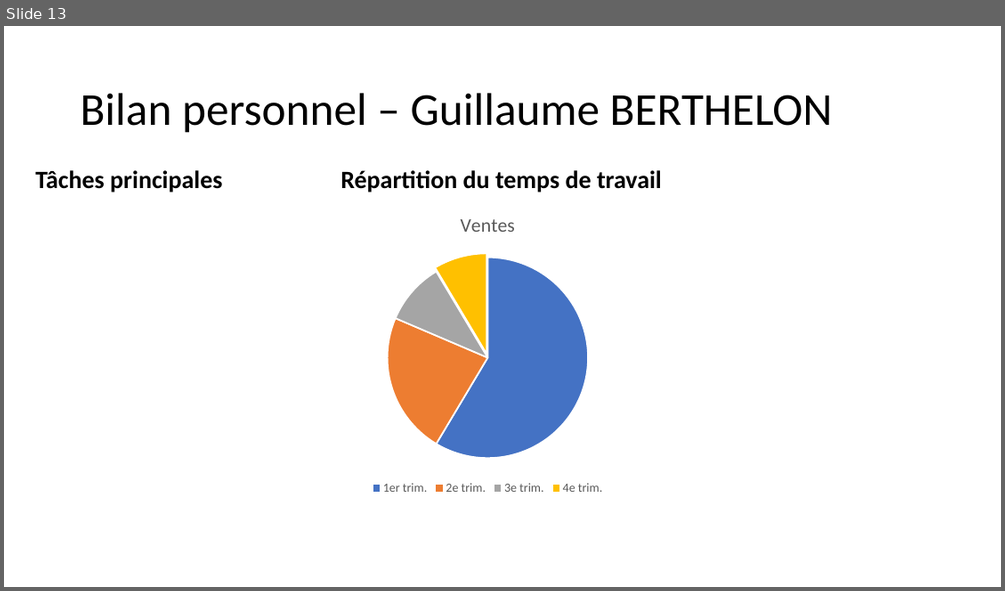
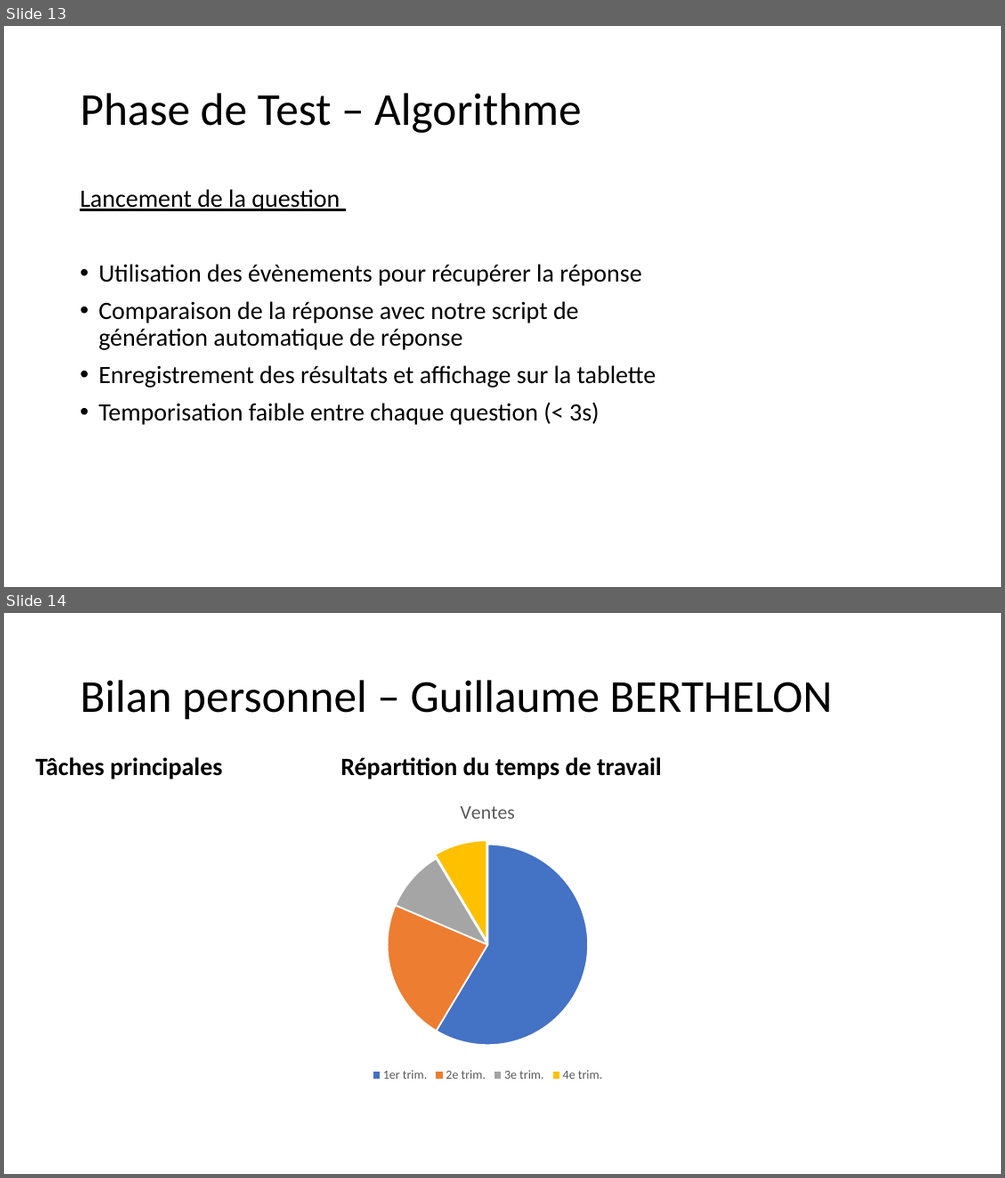
Before and after one commit to PorteAntoine/IHM_PEPPER_CPE2017, a slide deck: Rapport/Diapo_ihm_pepper.pptx. Shown one above the other, each under a label of ours: slide 13 before the commit, slides 13 and 14 after it. The pictures are 1005x591 and 1005x1178 pixels, drawn with LibreOffice and Linux fonts; fonts in the diff are those of the drawing; background and template pictures are left out. Boxes give left, top, right and bottom in pixels: in the first picture for what was removed or moved away, otherwise in the second. Text is boxed around its words. In the diff, an @@ line names an element or a change of style, - is before the commit and + after.

```diff
--- a/Rapport/Diapo_ihm_pepper.pptx
+++ b/Rapport/Diapo_ihm_pepper.pptx
@@ slide 13 added at bbox=[4, 26, 1001, 587], background picture (left out) @@
@@ title added at bbox=[81, 93, 581, 133], 44 pt, text #000000 @@
+Phase de Test – Algorithme
@@ text added at bbox=[80, 189, 656, 425], 24 pt, text #000000 @@
+Lancement de la question
+• Utilisation des évènements pour récupérer la réponse
+• Comparaison de la réponse avec notre script de génération automatique de réponse
+• Enregistrement des résultats et affichage sur la tablette
+• Temporisation faible entre chaque question (< 3s)
@@ what was slide 13 is now slide 14 @@
```
Also in this commit, not shown: 2 slides changed.
